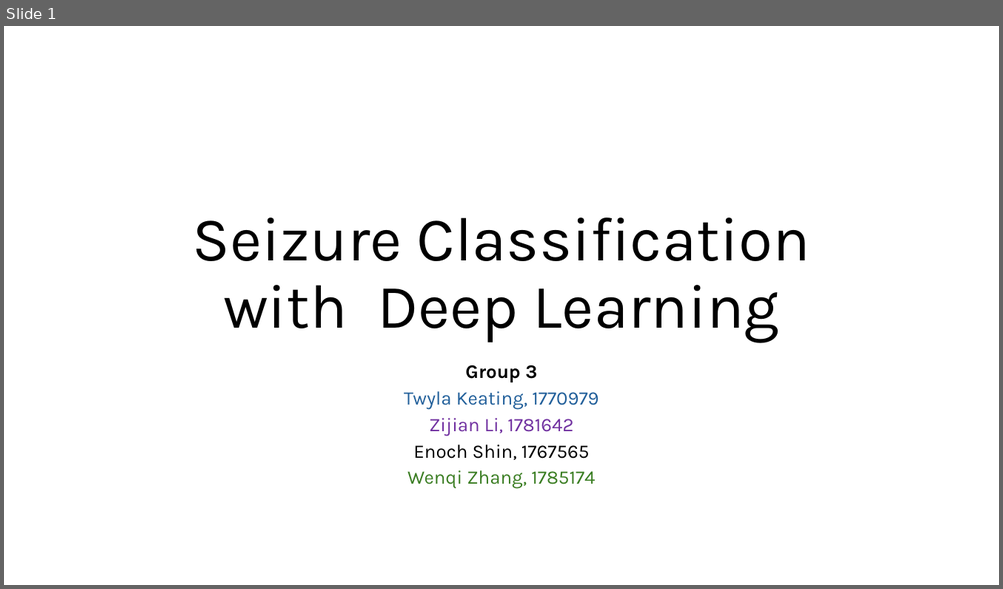
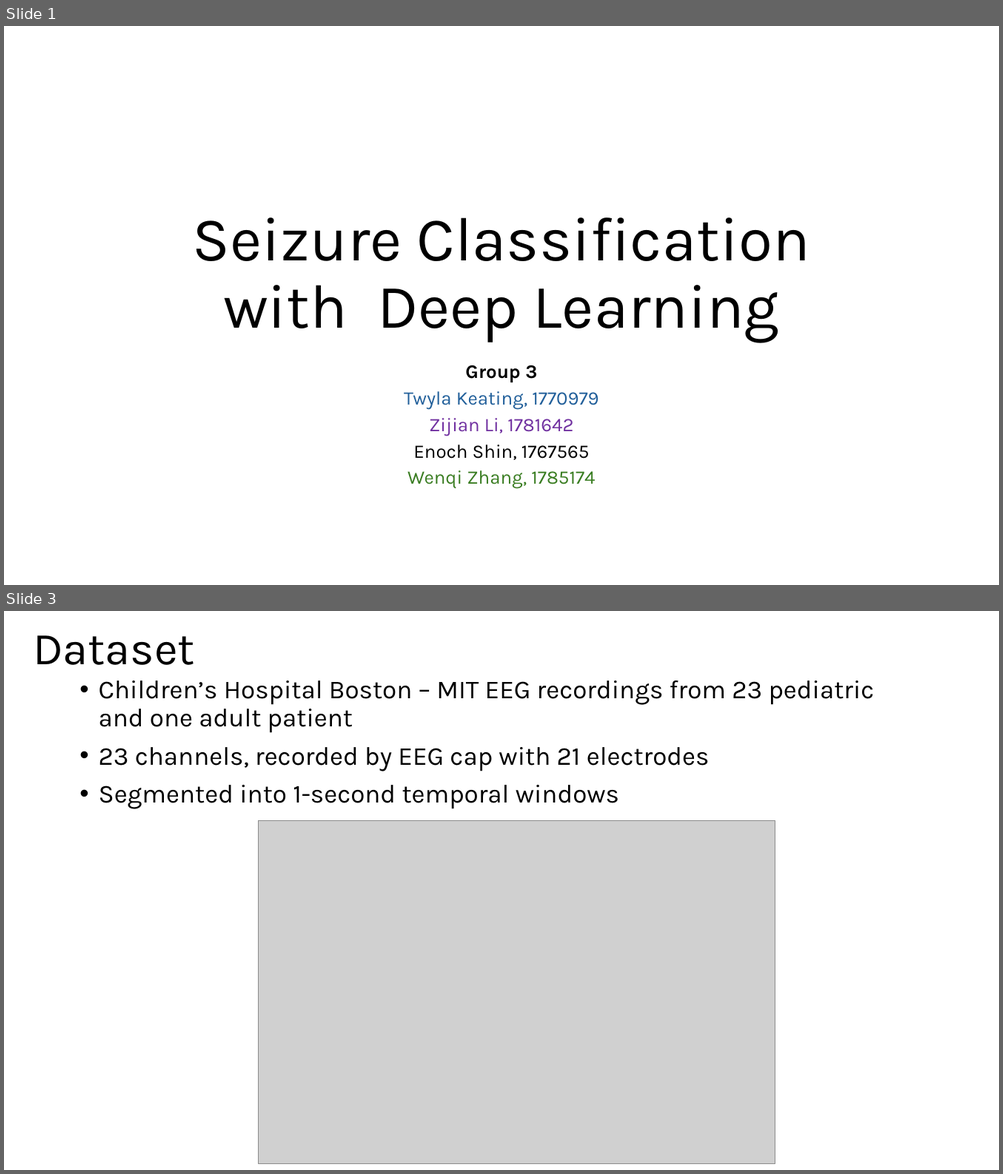
Before and after one commit to eshin21/EpilepsyDeepLearning, a slide deck: Group 3 Seizures Deep Learning Presentation.pptx. Shown one above the other, each under a label of ours: slide 1 before the commit, slides 1 and 3 after it; the slides between them are not shown. The pictures are 1003x589 and 1003x1174 pixels, drawn with LibreOffice and Linux fonts; fonts in the diff are those of the drawing; grey boxes stand for pictures. Boxes give left, top, right and bottom in pixels: in the first picture for what was removed or moved away, otherwise in the second. Text is boxed around its words. In the diff, an @@ line names an element or a change of style, - is before the commit and + after.

```diff
--- a/Group 3 Seizures Deep Learning Presentation.pptx
+++ b/Group 3 Seizures Deep Learning Presentation.pptx
@@ slide 3 added at <box>4,611,999,1170</box>, background #FFFFFF @@
@@ title added at <box>33,635,195,665</box>, 44 pt, text #000000 @@
+Dataset
@@ text added at <box>99,681,874,809</box>, 25 pt, text #000000 @@
+• Children’s Hospital Boston – MIT EEG recordings from 23 pediatric and one adult patient
+• 23 channels, recorded by EEG cap with 21 electrodes
+• Segmented into 1-second temporal windows
@@ picture added at <box>259,820,775,1165</box> @@
```
Also in this commit, not shown: 2 slides changed, 10 other slides added, 19 slides removed.
